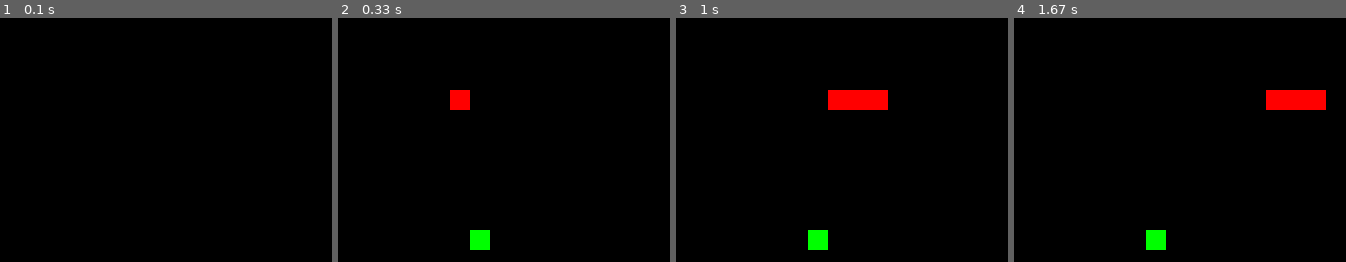
Above: before the commit, frames 1-4 (left to right).
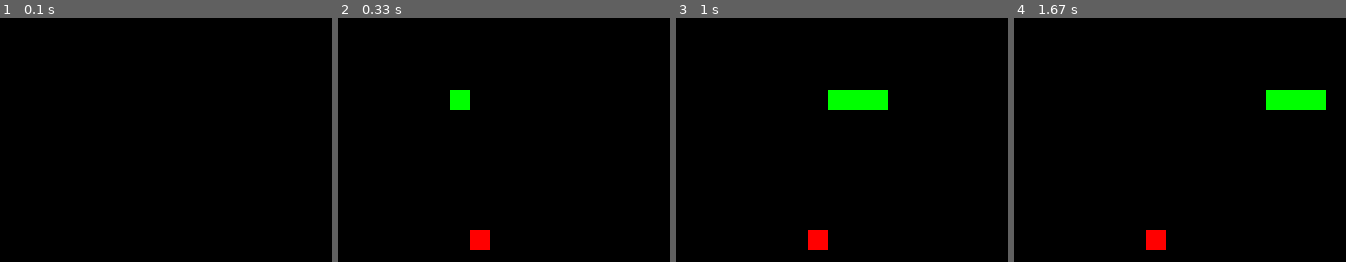
Above: after the commit, the same moments.

Repository: ddattero/Pygame-Snake
Game: pygame game, started from snake.py
Same seed, same stepped clock (60 frames per second), same inputs: the game is played once before the commit and once after it.
Inputs:
- Up to frame 1 (0.1 s): no input
- Up to frame 2 (0.33 s): no input
- Up to frame 3 (1 s): tap A at 0.33, 0.7 s
- Up to frame 4 (1.67 s): no input

Frame 1 is identical in both runs. In frame 2, 1.0% of the frame differs, in the area x 33-46%, y 29-96%; in frame 3, 2.0%, in the area x 39-64%, y 29-96%; in frame 4, 2.0%.

Commit message:
fixed the colors

Diff:
--- a/snake.py
+++ b/snake.py
@@ -10,9 +10,9 @@
 #size of each seg
 SIZE = 10
 
-SEG_COLOR = (255, 0, 0)
+SEG_COLOR = (0, 255, 0)
 
-FOOD_COLOR = (0, 255, 0)
+FOOD_COLOR = (255, 0, 0)
 
 BG_COLOR = (0, 0, 0)
 
@@ -147,7 +147,7 @@
                 print("seg collision")
                 return True
 
-    if segs[0].x > WIDTH or segs[0].x < 0 or segs[0].y > HEIGHT or segs[0].y < 0:
+    if segs[0].x >= WIDTH or segs[0].x < 0 or segs[0].y >= HEIGHT or segs[0].y < 0:
         print("out of bounds")
         return True
 
